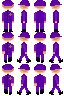
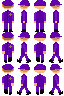
Layers edited between the first and the second w=64, h=96 image:
painted on "Capa #6" over [2, 64, 62, 86]
painted on "Capa #4" over [2, 32, 62, 54]
painted on "Capa #2" over [2, 0, 62, 23]